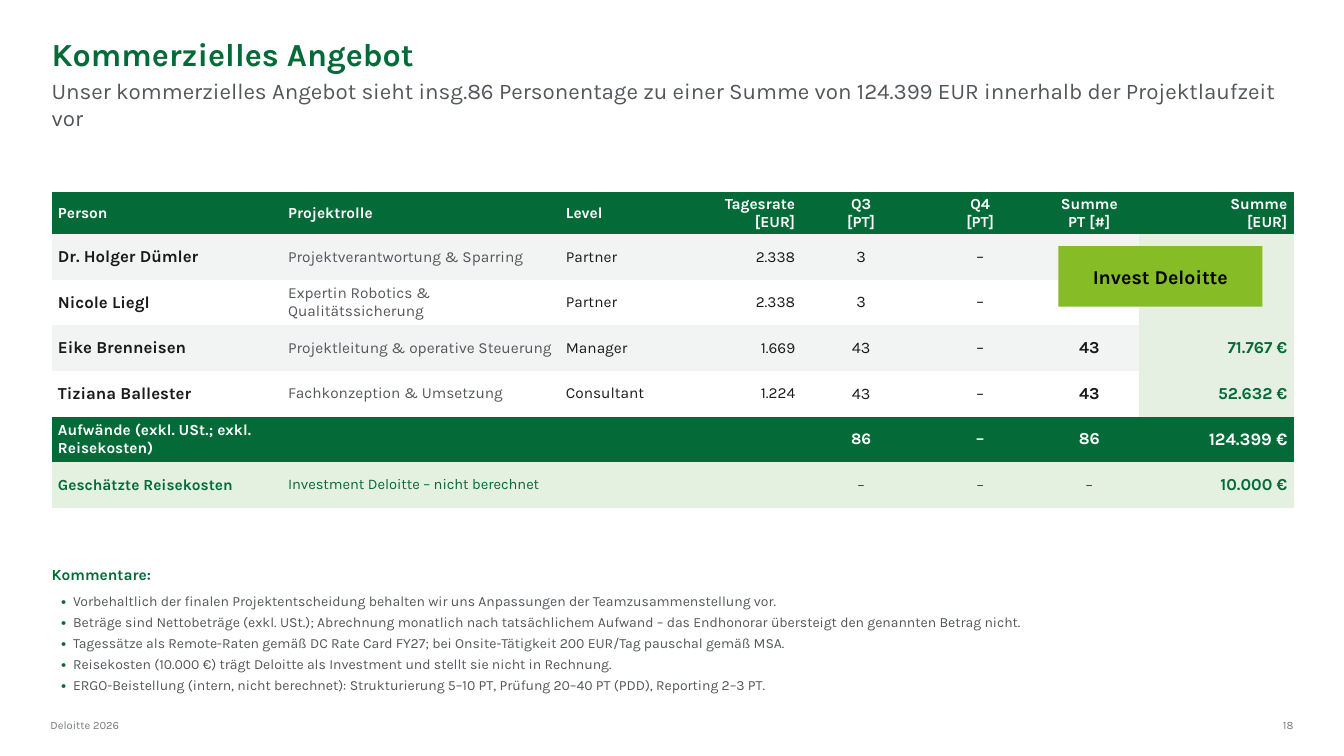
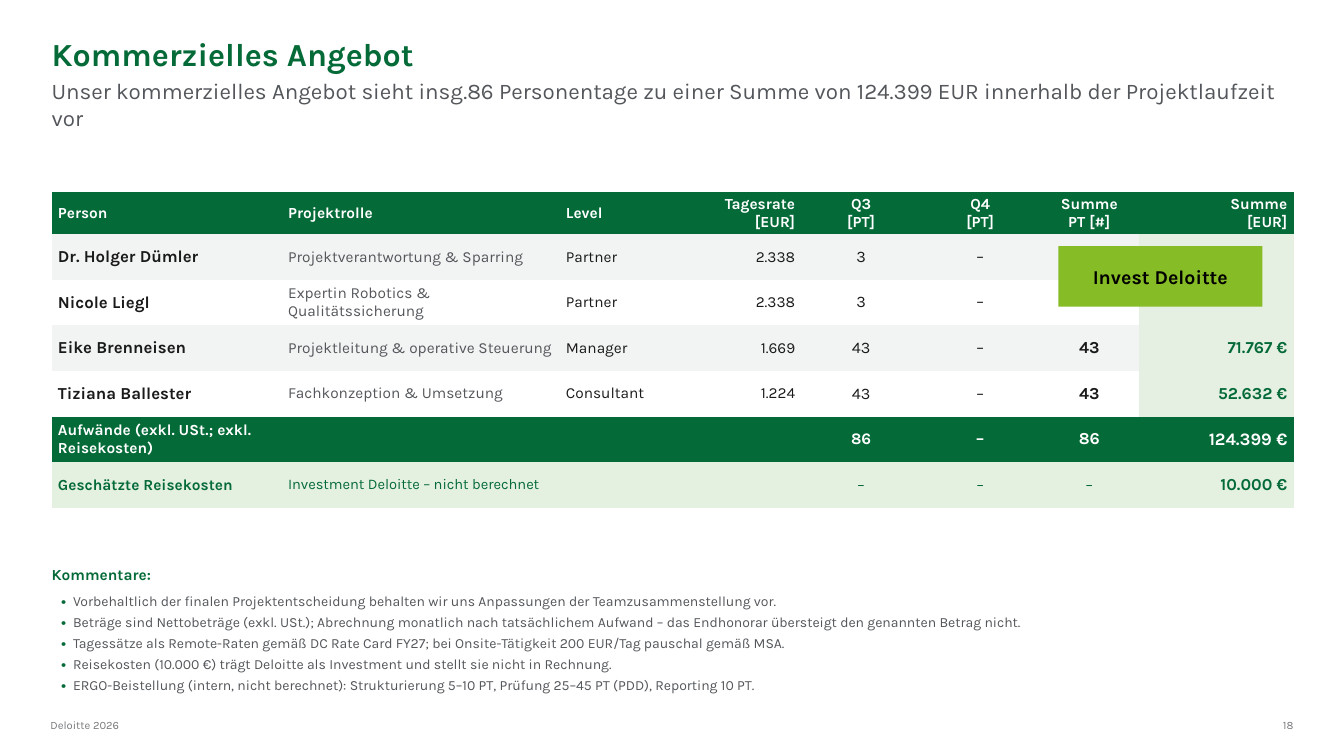
Before and after one commit to brenneisen-e/01_ki-arbeitsplatz, a slide deck: slide 18 of Bestandsuebertragung/kontextdokumente/20260702_ERGO_HR Sales_Makler meets KI_Angebot Deloitte_vworking.pptx. Drawn at 1344x756 pixels with LibreOffice and Linux fonts; fonts in the diff are those of the drawing. Boxes give left, top, right and bottom in pixels: in the first picture for what was removed or moved away, otherwise in the second. Text is boxed around its words. In the diff, an @@ line names an element or a change of style, - is before the commit and + after.

```diff
--- a/Bestandsuebertragung/kontextdokumente/20260702_ERGO_HR Sales_Makler meets KI_Angebot Deloitte_vworking.pptx
+++ b/Bestandsuebertragung/kontextdokumente/20260702_ERGO_HR Sales_Makler meets KI_Angebot Deloitte_vworking.pptx
@@ text at bbox=[73, 680, 754, 694]: text changed @@
-• ERGO-Beistellung (intern, nicht berechnet): Strukturierung 5–10 PT, Prüfung 20–40 PT (PDD), Reporting 2–3 PT.
+• ERGO-Beistellung (intern, nicht berechnet): Strukturierung 5–10 PT, Prüfung 25–45 PT (PDD), Reporting 10 PT.
```
Also in this commit, not shown: 5 other slides changed.
